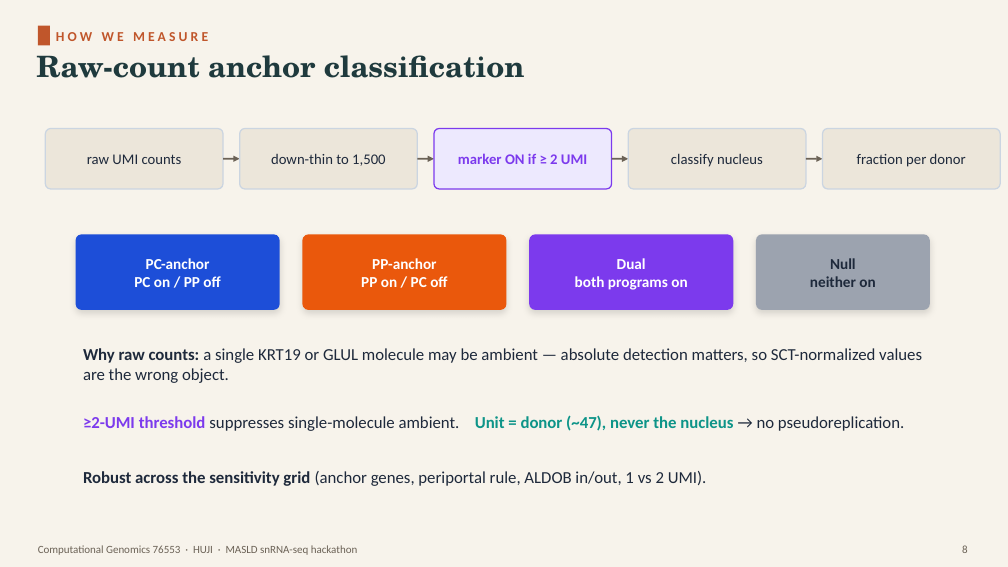
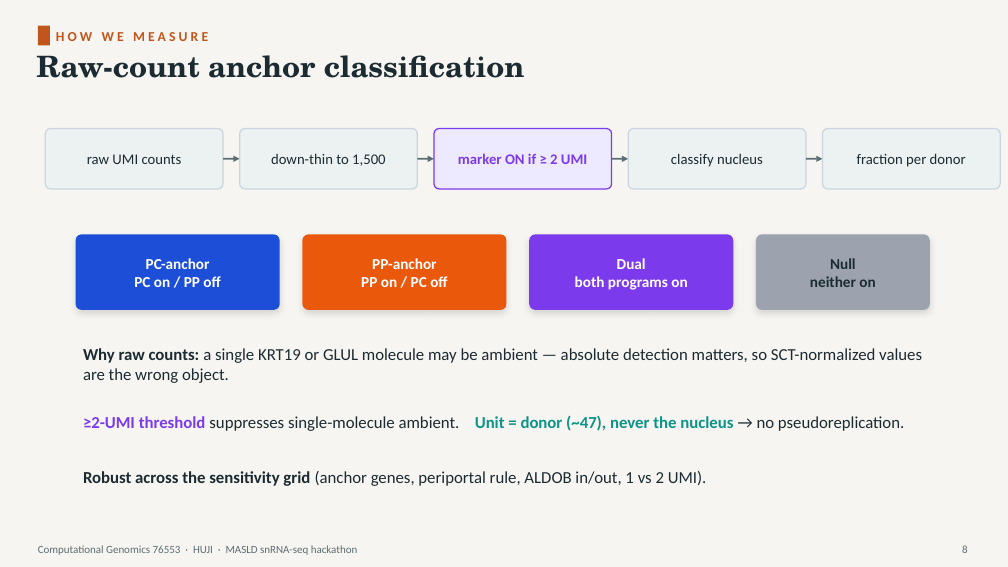
Before and after one commit to roeetekoah/liver-zonation, a slide deck: slide 8 of presentation/MASLD_zonation.pptx. Drawn at 1008x567 pixels with LibreOffice and Linux fonts; fonts in the diff are those of the drawing. Boxes give left, top, right and bottom in pixels: in the first picture for what was removed or moved away, otherwise in the second. Text is boxed around its words. In the diff, an @@ line names an element or a change of style, - is before the commit and + after.

```diff
--- a/presentation/MASLD_zonation.pptx
+++ b/presentation/MASLD_zonation.pptx
@@ background #F7F3EB to #F7F5F1 @@
@@ rectangle at box(38, 26, 50, 45): fill #C0562B to #C0561B @@
@@ text "HOW WE MEASURE" at box(56, 32, 208, 41): text colour #C0562B to #C0561B @@
@@ text "Raw-count anchor classification" at box(36, 55, 525, 78): text colour #1F3A3D to #1B2B31 @@
@@ text colour #1E293B to #1B2B31 in 4 elements at box(87, 154, 182, 164), box(271, 153, 385, 166), box(671, 153, 763, 167), box(857, 153, 966, 167) @@
@@ fill #ECE6DA to #ECF1F1 in 4 elements at box(45, 129, 223, 189), box(240, 129, 417, 189), box(628, 129, 806, 189), box(823, 129, 1000, 189) @@
@@ arrow (223, 159) - (240, 159): stroke #6B6256 1.6 pt to #5C6E73 1.6 pt @@
@@ arrow (417, 159) - (434, 159): stroke #6B6256 1.6 pt to #5C6E73 1.6 pt @@
@@ arrow (612, 159) - (628, 159): stroke #6B6256 1.6 pt to #5C6E73 1.6 pt @@
@@ arrow (806, 159) - (823, 159): stroke #6B6256 1.6 pt to #5C6E73 1.6 pt @@
@@ text "Computational Genomics 76553 · HUJI ..." at box(38, 545, 358, 555): text colour #6B6256 to #5C6E73 @@
@@ text "8" at box(962, 545, 968, 553): text colour #6B6256 to #5C6E73 @@
```
Also in this commit, not shown: 20 other slides changed, 1 slide added, 1 other file.
